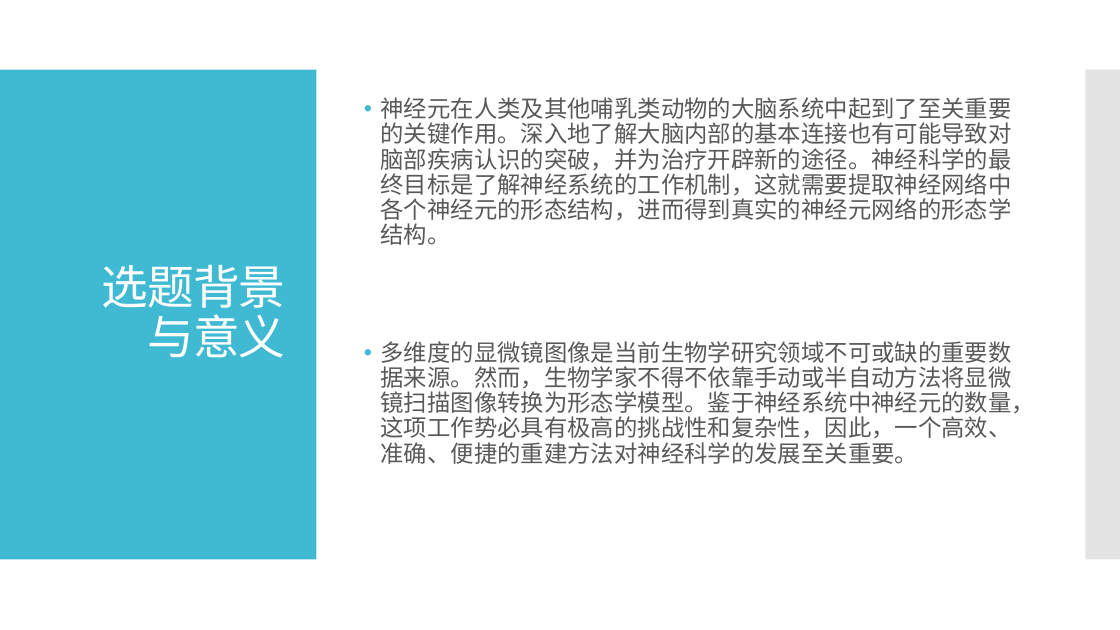
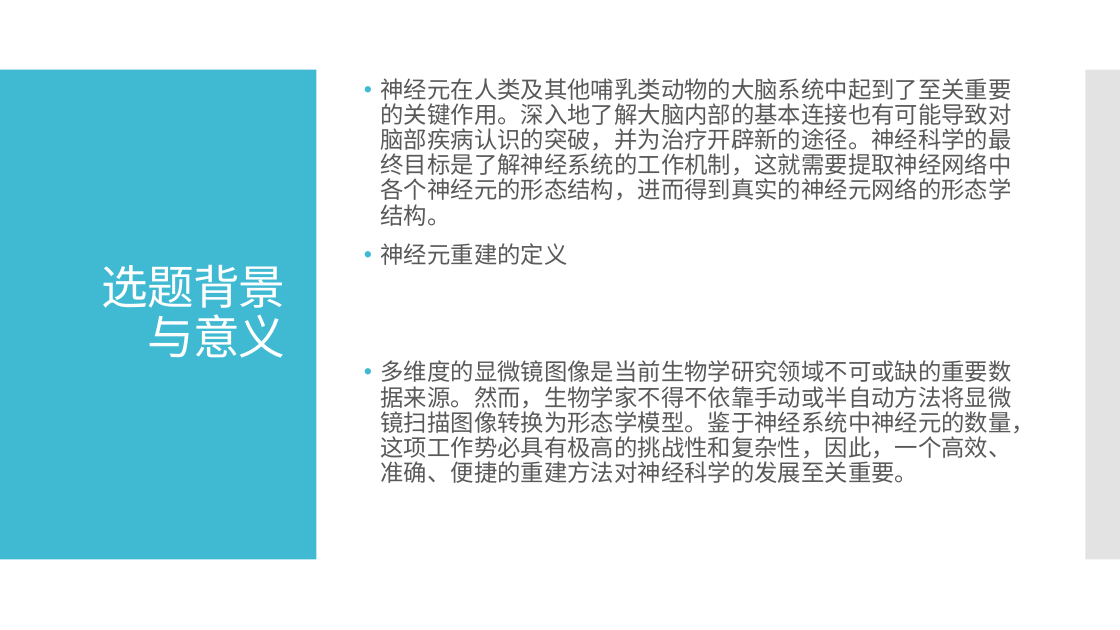
Before and after one commit to binWW/SchoolReport-Private-, a slide deck: slide 5 of 毕业论文/硕士毕业设计答辩.pptx. Drawn at 1120x630 pixels with LibreOffice and Linux fonts; fonts in the diff are those of the drawing. Boxes give left, top, right and bottom in pixels: in the first picture for what was removed or moved away, otherwise in the second. Text is boxed around its words. In the diff, an @@ line names an element or a change of style, - is before the commit and + after.

```diff
--- a/毕业论文/硕士毕业设计答辩.pptx
+++ b/毕业论文/硕士毕业设计答辩.pptx
@@ text at (381,243,568,265): paragraph added @@
+• 神经元重建的定义
```
Also in this commit, not shown: 10 other slides changed, 5 slides added, 1 other file.
